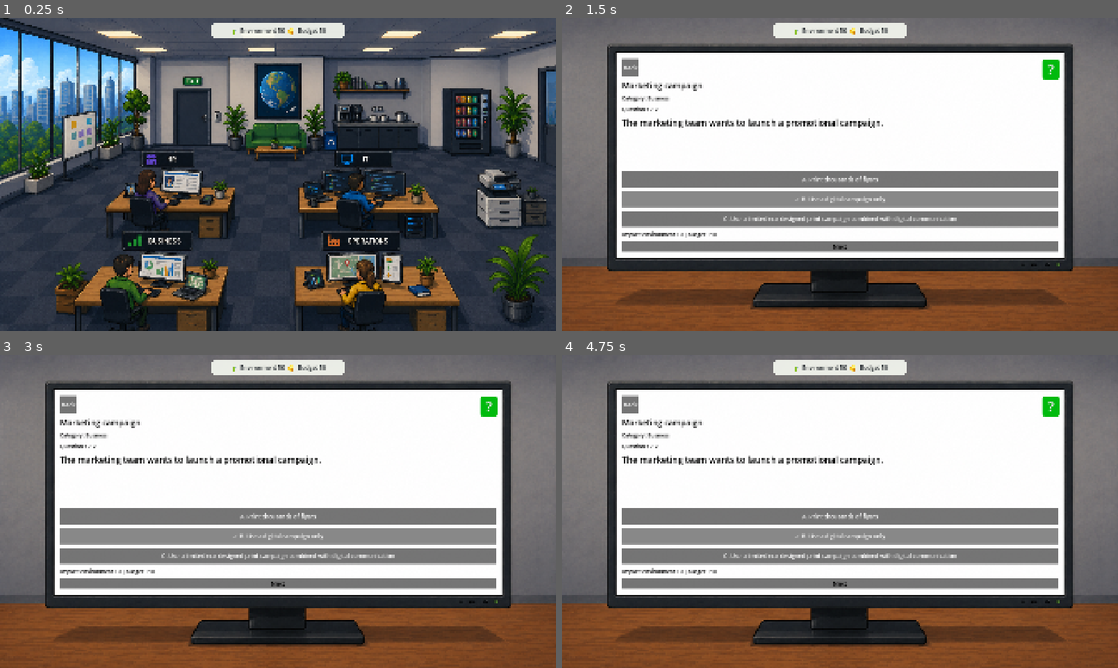
Above: before the commit, frames 1-4 (two rows, left to right).
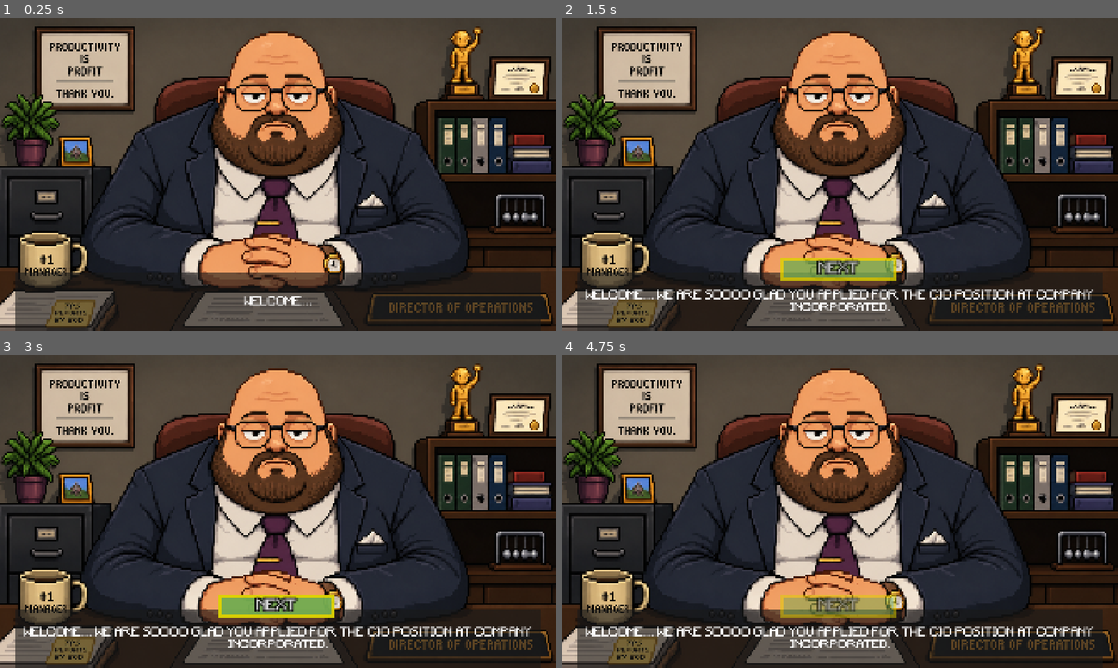
Above: after the commit, the same moments.

Repository: Leopold-Wahlbeck/Green-Cio
Game: Godot game, scene res://scenes/IntroScene.tscn
Two runs of this game, one before a commit and one after it. Both use one fixed random seed, a clock stepped at 60 frames per second and the inputs below. Before the commit the project starts from res://scenes/main.tscn.
Inputs (mouse positions are in pixels of both pictures, inside the frame that each line leads up to):
- Up to frame 1 (0.25 s): no input
- Up to frame 2 (1.5 s): click (689, 277) at 0.52 s; click (840, 212) at 1.25 s, where only the run before the commit has a clickable "B. Use a digital campaign only"
- Up to frame 3 (3 s): click (278, 536) at 2 s, where only the run before the commit has a clickable "✓ B. Use a digital campaign o…"; click (278, 536) at 2.75 s, where only the run before the commit has a clickable "✓ B. Use a digital campaign o…"
- Up to frame 4 (4.75 s): click (840, 555) at 3.5 s, where only the run before the commit has a clickable "C. Use a limited eco-designed…"; click (840, 536) at 4.25 s, where only the run before the commit has a clickable "B. Use a digital campaign only"

The runs differ from the first frame. In frame 1, 85% of the frame differs, in the area x 0-100%, y 0-100%; in frame 2, 96%; in frame 3, 96%; in frame 4, 96%.

Commit message:
Switch scene order
Set main scene to intro so that in the beginning of the scene, the intro scene plays.

Diff:
--- a/project.godot
+++ b/project.godot
@@ -11,7 +11,7 @@
 [application]
 
 config/name="Green Cio"
-run/main_scene="res://scenes/main.tscn"
+run/main_scene="uid://sa51towe3e76"
 config/features=PackedStringArray("4.6", "Forward Plus")
 config/icon="res://icon.svg"
 
